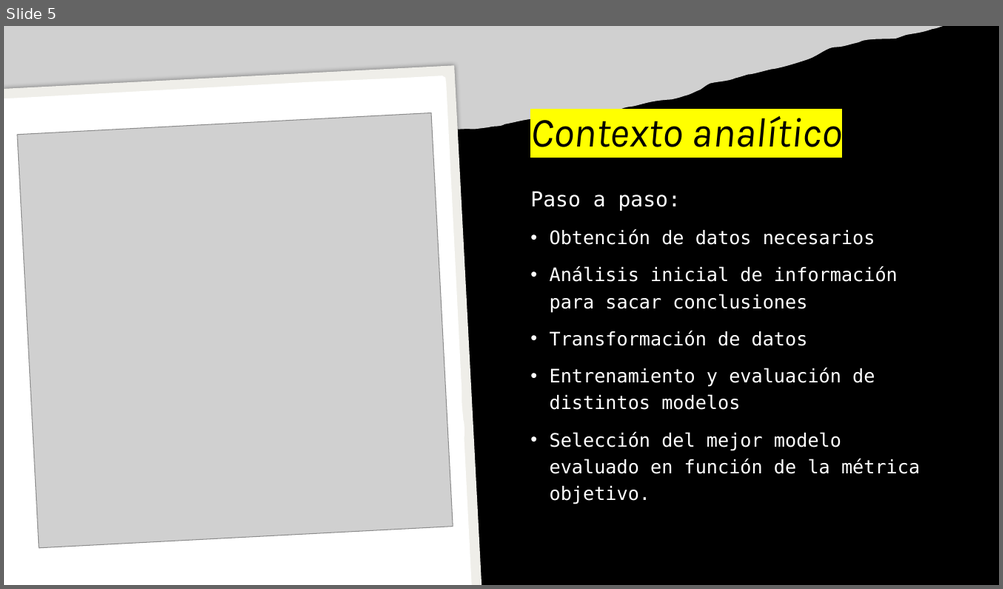
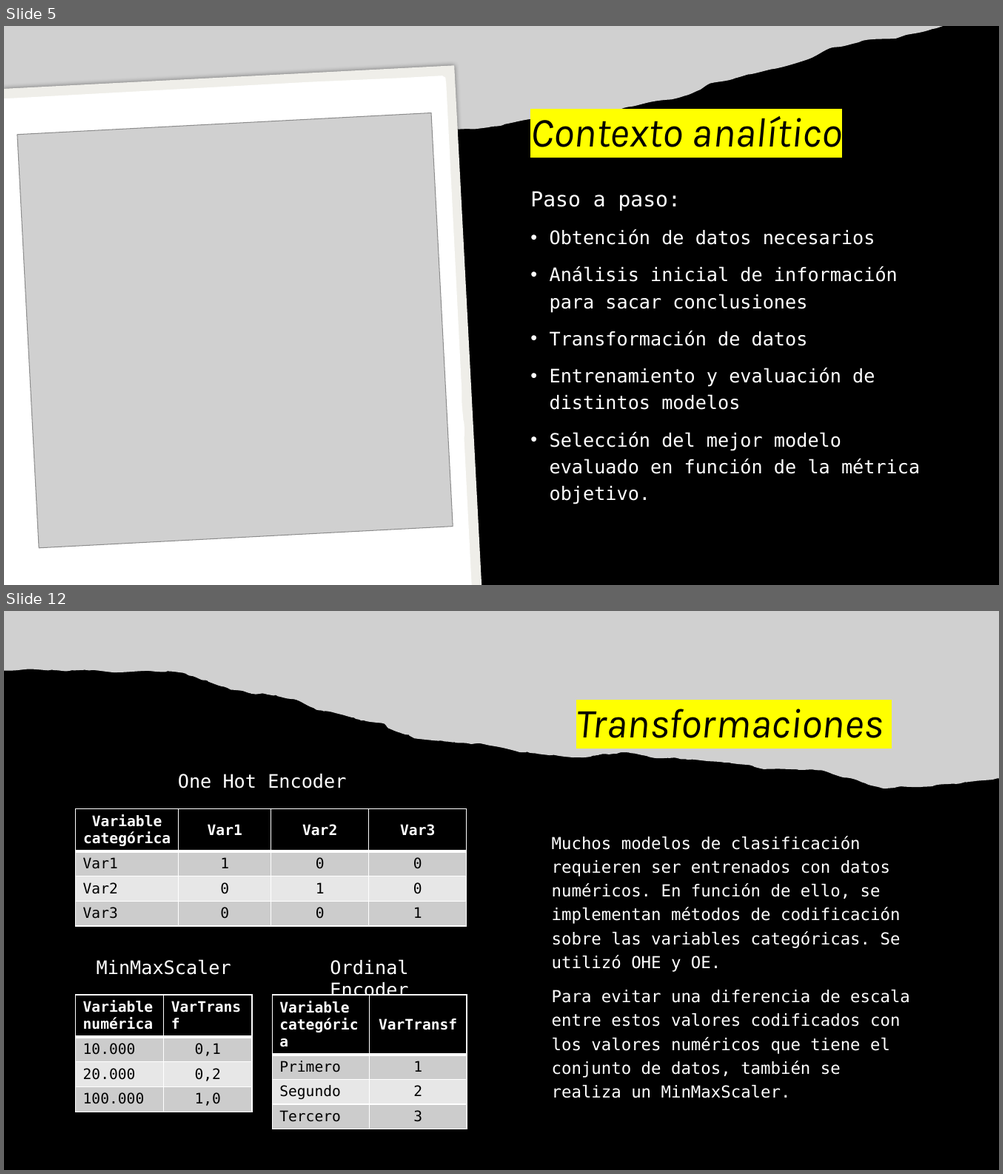
Before and after one commit to juampa95/customer-churn-ds, a slide deck: Análisis de abandono de clientes.pptx. Shown one above the other, each under a label of ours: slide 5 before the commit, slides 5 and 12 after it; the slides between them are not shown. The pictures are 1003x589 and 1003x1174 pixels, drawn with LibreOffice and Linux fonts; fonts in the diff are those of the drawing; grey boxes stand for pictures. Boxes give left, top, right and bottom in pixels: in the first picture for what was removed or moved away, otherwise in the second. Text is boxed around its words. In the diff, an @@ line names an element or a change of style, - is before the commit and + after.

```diff
--- a/Análisis de abandono de clientes.pptx
+++ b/Análisis de abandono de clientes.pptx
@@ slide 12 added at (x1=4, y1=611, x2=999, y2=1170), background #000000 @@
@@ picture added at (x1=4, y1=611, x2=999, y2=789) @@
@@ title added at (x1=576, y1=709, x2=883, y2=738), 40 pt, text #000000, italic @@
+Transformaciones
@@ text added at (x1=178, y1=774, x2=346, y2=789), 18 pt, text #FFFFFF @@
+One Hot Encoder
@@ table added at (x1=76, y1=809, x2=466, y2=926), 4 rows, 4 columns @@
+Variable categórica | Var1 | Var2 | Var3
+Var1 | 1 | 0 | 0
+Var2 | 0 | 1 | 0
+Var3 | 0 | 0 | 1
@@ text added at (x1=552, y1=836, x2=910, y2=1099), 16 pt, text #FFFFFF @@
+Muchos modelos de clasificación requieren ser entrenados con datos numéricos. En función de ello, se implementan métodos de codificación sobre las variables categóricas. Se utilizó OHE y OE.
+Para evitar una diferencia de escala entre estos valores codificados con los valores numéricos que tiene el conjunto de datos, también se realiza un MinMaxScaler.
@@ text added at (x1=96, y1=960, x2=231, y2=975), 18 pt, text #FFFFFF @@
+MinMaxScaler
@@ text added at (x1=330, y1=960, x2=408, y2=1001), 18 pt, text #FFFFFF @@
+Ordinal Encoder
@@ table added at (x1=76, y1=995, x2=252, y2=1113), 4 rows, 2 columns @@
+Variable / numérica | VarTransf
+10.000 | 0,1
+20.000 | 0,2
+100.000 | 1,0
@@ table added at (x1=272, y1=995, x2=466, y2=1125), 4 rows, 2 columns @@
+Variable / categórica | VarTransf
+Primero | 1
+Segundo | 2
+Tercero | 3
```
Also in this commit, not shown: 4 slides changed, 7 other slides added, 1 slide removed, 6 other files.
